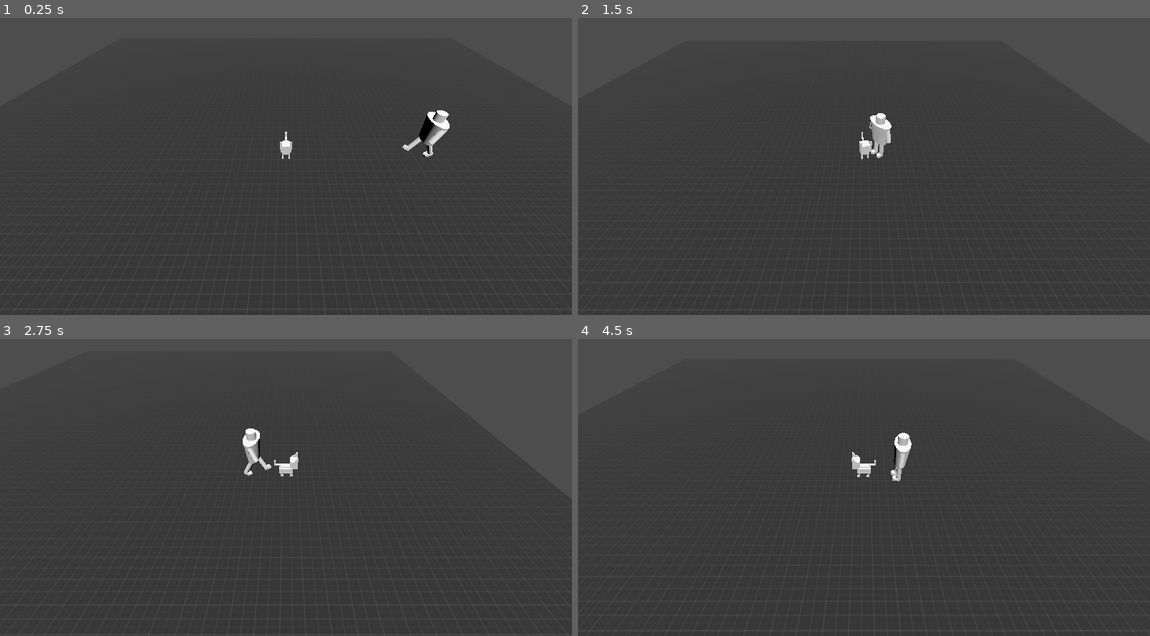
Above: before the commit, frames 1-4 (two rows, left to right).
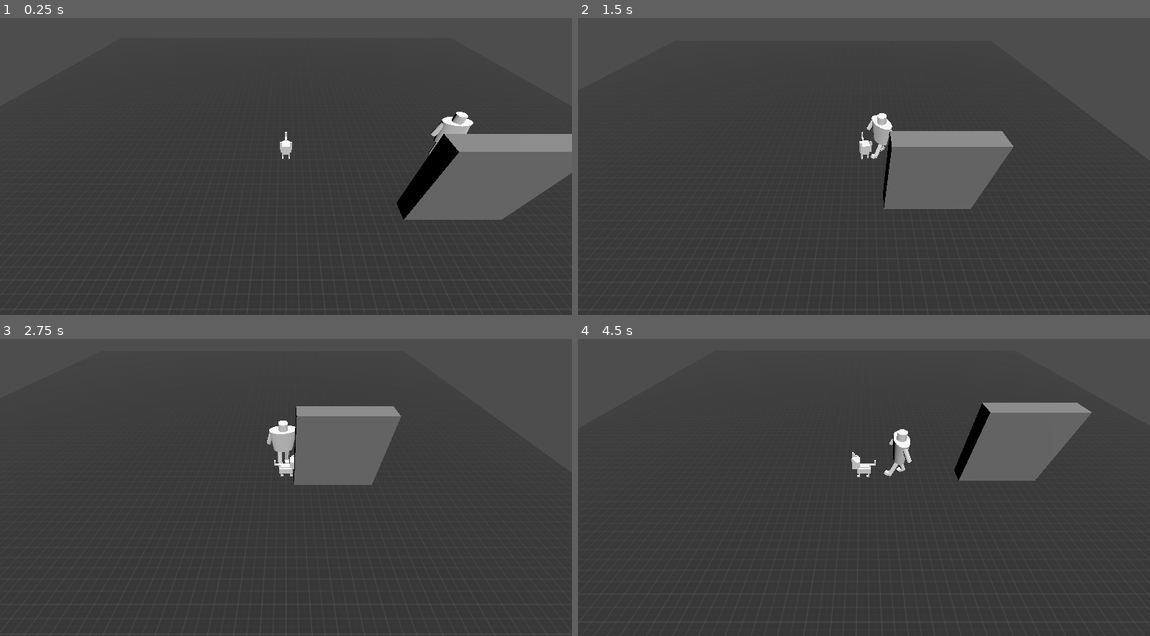
Above: after the commit, the same moments.

Repository: rgero/Perilous-Purr-il
Game: Godot game, scene res://Scenes/Sandbox.tscn
Two runs of this game, one before a commit and one after it. Both use one fixed random seed, a clock stepped at 60 frames per second and the inputs below.
Inputs:
- Up to frame 1 (0.25 s): no input
- Up to frame 2 (1.5 s): hold D (Right) 0.53-1.28 s; hold Shift (Sprint) 0.53-1.28 s; tap Space (Jump) at 0.77 s; hold S (Down) from 1.28 s (still down); tap Shift (Sprint) at 1.35 s
- Up to frame 3 (2.75 s): tap Space (Jump) at 1.52 s; release S (Down) at 2.03 s; hold D (Right) from 2.03 s (still down); hold Shift (Sprint) from 2.03 s (still down)
- Up to frame 4 (4.5 s): release D (Right) at 2.78 s; release Shift (Sprint) at 2.78 s; hold W (Up) 2.78-3.53 s; tap Shift (Sprint) at 2.85, 4.35 s; tap Space (Jump) at 3.02, 3.77 s; hold Shift (Sprint) 3.53-4.28 s; hold A (Left) from 3.53 s (still down)

The runs differ from the first frame. In frame 1, 7.7% of the frame differs, in the area x 69-100%, y 31-68%; in frame 2, 5.2%; in frame 3, 5.1%; in frame 4, 5.0%.

Commit message:
Switching the implementation to use an Area3D node.
I'll need to work on the "quit searching" logic.

Diff:
--- a/Perilous Purr-il/Prefabs/Cat.tscn
+++ b/Perilous Purr-il/Prefabs/Cat.tscn
@@ -117,6 +117,7 @@
 }
 
 [node name="Cat" type="CharacterBody3D" groups=["Player"]]
+collision_layer = 2
 script = ExtResource("1_71evu")
 
 [node name="CollisionShape3D" type="CollisionShape3D" parent="."]
--- a/Perilous Purr-il/Prefabs/Enemy.tscn
+++ b/Perilous Purr-il/Prefabs/Enemy.tscn
@@ -214,7 +214,12 @@
 &"Walking": SubResource("Animation_gti1y")
 }
 
+[sub_resource type="SphereShape3D" id="SphereShape3D_gti1y"]
+radius = 9.0
+
 [node name="Enemy" type="CharacterBody3D"]
+collision_layer = 3
+collision_mask = 3
 script = ExtResource("1_gti1y")
 
 [node name="NavigationAgent3D" type="NavigationAgent3D" parent="."]
@@ -226,14 +231,25 @@
 [node name="TempHuman" parent="." instance=ExtResource("1_8k53p")]
 
 [node name="Left Arm" parent="TempHuman" index="4"]
-transform = Transform3D(0.9739758, -0.22665127, 0, 0.22665125, 0.97397584, 0, 0, 0, 1, 0.80919975, 2.2633624, 0)
+transform = Transform3D(0.9739758, -0.22665125, 0, 0.22665125, 0.9739758, 0, 0, 0, 1, 0.80919975, 2.2633624, 0)
 
 [node name="Right Arm" parent="TempHuman" index="5"]
-transform = Transform3D(0.9739758, 0.22665127, 0, -0.22665125, 0.97397584, 0, 0, 0, 1, -0.8092, 2.2633624, 0)
+transform = Transform3D(0.9739758, 0.22665125, 0, -0.22665125, 0.9739758, 0, 0, 0, 1, -0.8092, 2.2633624, 0)
 
 [node name="AnimationPlayer" type="AnimationPlayer" parent="."]
 libraries = {
 &"": SubResource("AnimationLibrary_bftkq")
 }
 
+[node name="Area3D" type="Area3D" parent="."]
+collision_layer = 0
+collision_mask = 2
+
+[node name="CollisionShape3D" type="CollisionShape3D" parent="Area3D"]
+transform = Transform3D(1, 0, 0, 0, 1, 0, 0, 0, 1, 0, 3.040647, 0)
+shape = SubResource("SphereShape3D_gti1y")
+
+[connection signal="body_entered" from="Area3D" to="." method="_on_area_3d_body_entered"]
+[connection signal="body_exited" from="Area3D" to="." method="_on_area_3d_body_exited"]
+
 [editable path="TempHuman"]
--- a/Perilous Purr-il/Scenes/Sandbox.tscn
+++ b/Perilous Purr-il/Scenes/Sandbox.tscn
@@ -15,6 +15,12 @@
 [sub_resource type="StandardMaterial3D" id="StandardMaterial3D_eo7g3"]
 albedo_texture = ExtResource("1_qotlx")
 uv1_triplanar = true
+
+[sub_resource type="BoxShape3D" id="BoxShape3D_j25i0"]
+size = Vector3(5, 5, 1)
+
+[sub_resource type="BoxMesh" id="BoxMesh_n1lsy"]
+size = Vector3(5, 5, 1)
 
 [node name="Sandbox" type="Node3D"]
 
@@ -39,3 +45,14 @@
 use_collision = true
 size = Vector3(50, 0.2, 50)
 material = SubResource("StandardMaterial3D_eo7g3")
+
+[node name="StaticBody3D" type="StaticBody3D" parent="."]
+transform = Transform3D(1, 0, 0, 0, 1, 0, 0, 0, 1, 8.511671, 0, 4.2889733)
+
+[node name="CollisionShape3D" type="CollisionShape3D" parent="StaticBody3D"]
+transform = Transform3D(1, 0, 0, 0, 1, 0, 0, 0, 1, 0, 2.5, 0)
+shape = SubResource("BoxShape3D_j25i0")
+
+[node name="MeshInstance3D" type="MeshInstance3D" parent="StaticBody3D"]
+transform = Transform3D(1, 0, 0, 0, 1, 0, 0, 0, 1, 0.011375427, 2.4825454, 0.0036640167)
+mesh = SubResource("BoxMesh_n1lsy")
--- a/Perilous Purr-il/Scripts/Enemy.gd
+++ b/Perilous Purr-il/Scripts/Enemy.gd
@@ -8,32 +8,29 @@
 
 @onready var navAgent: NavigationAgent3D = $NavigationAgent3D
 @onready var animationPlayer: AnimationPlayer = $AnimationPlayer
+@onready var collisonShape: CollisionShape3D = $Area3D/CollisionShape3D
 
+var provoked := false
 var player: Node3D
-var provoked := false
-var aggroRange = 15.0
-var damage := 20.0
-var health: float = maxHealth:
-	set(value):
-		health = value
-		provoked = true
-		if health <= 0:
-			queue_free()
 
+var spaceState: PhysicsDirectSpaceState3D
 
 func _ready() -> void:
-	player = get_tree().get_first_node_in_group("Player")
+
+	spaceState = get_world_3d().get_direct_space_state()
+	assert(spaceState != null, "Space State is fucked")
 
 func _process(_delta: float) -> void:
-	navAgent.target_position = player.global_position;
+	if player:
+		navAgent.target_position = player.global_position;
 
 func _physics_process(delta: float) -> void:
-	var distance = global_position.distance_to(player.global_position)
-	if distance <= aggroRange:
-		provoked = true
-	else:
-		provoked = false
-
+	#var distance = global_position.distance_to(player.global_position)
+	#if distance <= aggroRange:
+		#provoked = true
+	#else:
+		#provoked = false
+		#
 	ChasePlayer(delta)
 
 func ChasePlayer(delta: float) -> void:
@@ -68,3 +65,22 @@
 	var lookAtDirection = global_position + adjustedDirection
 	if global_position.distance_to(lookAtDirection) > 0.001:
 		look_at(lookAtDirection, Vector3.UP, true)
+
+func DetermineCanSee(body: Node3D) -> bool:
+	var params = PhysicsRayQueryParameters3D.new()
+	params.from = collisonShape.global_position
+	params.to = body.global_position
+	var raycastResult = spaceState.intersect_ray(params)
+	if raycastResult:
+		var hitObject = raycastResult["collider"]
+		return hitObject.is_in_group("Player")
+	return false
+
+func _on_area_3d_body_entered(body: Node3D) -> void:
+	if DetermineCanSee(body):
+		provoked = true
+		player = body
+
+func _on_area_3d_body_exited(body: Node3D) -> void:
+	provoked = false
+	player = null
--- a/Perilous Purr-il/project.godot
+++ b/Perilous Purr-il/project.godot
@@ -52,3 +52,7 @@
 "events": [Object(InputEventKey,"resource_local_to_scene":false,"resource_name":"","device":-1,"window_id":0,"alt_press …(195 unchanged characters)…
 ]
 }
+
+[layer_names]
+
+3d_physics/layer_2="Player"
Not shown: 1 places in Perilous Purr-il/Prefabs/Enemy.tscn that only renumber resources
Not shown: 1 places in Perilous Purr-il/Scenes/Sandbox.tscn that only renumber resources
